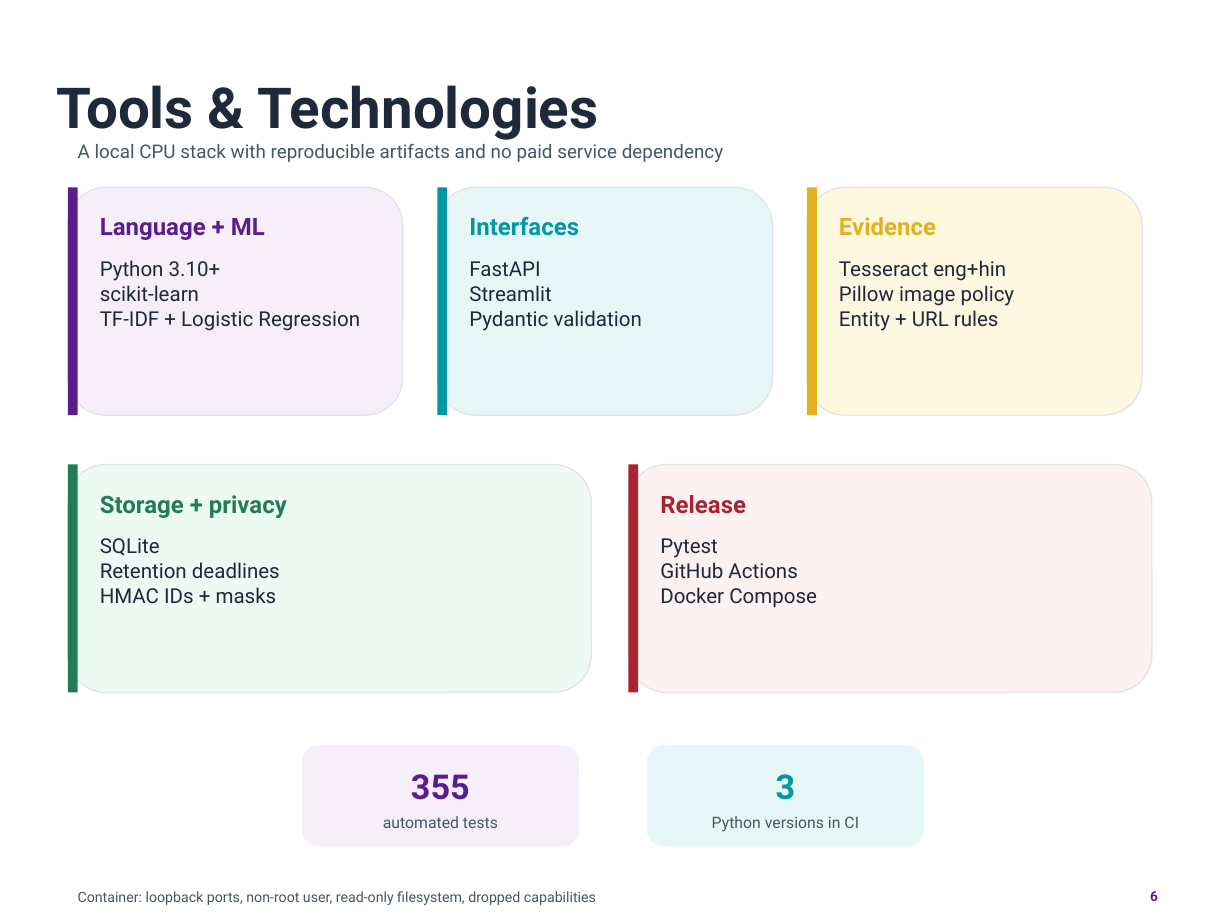
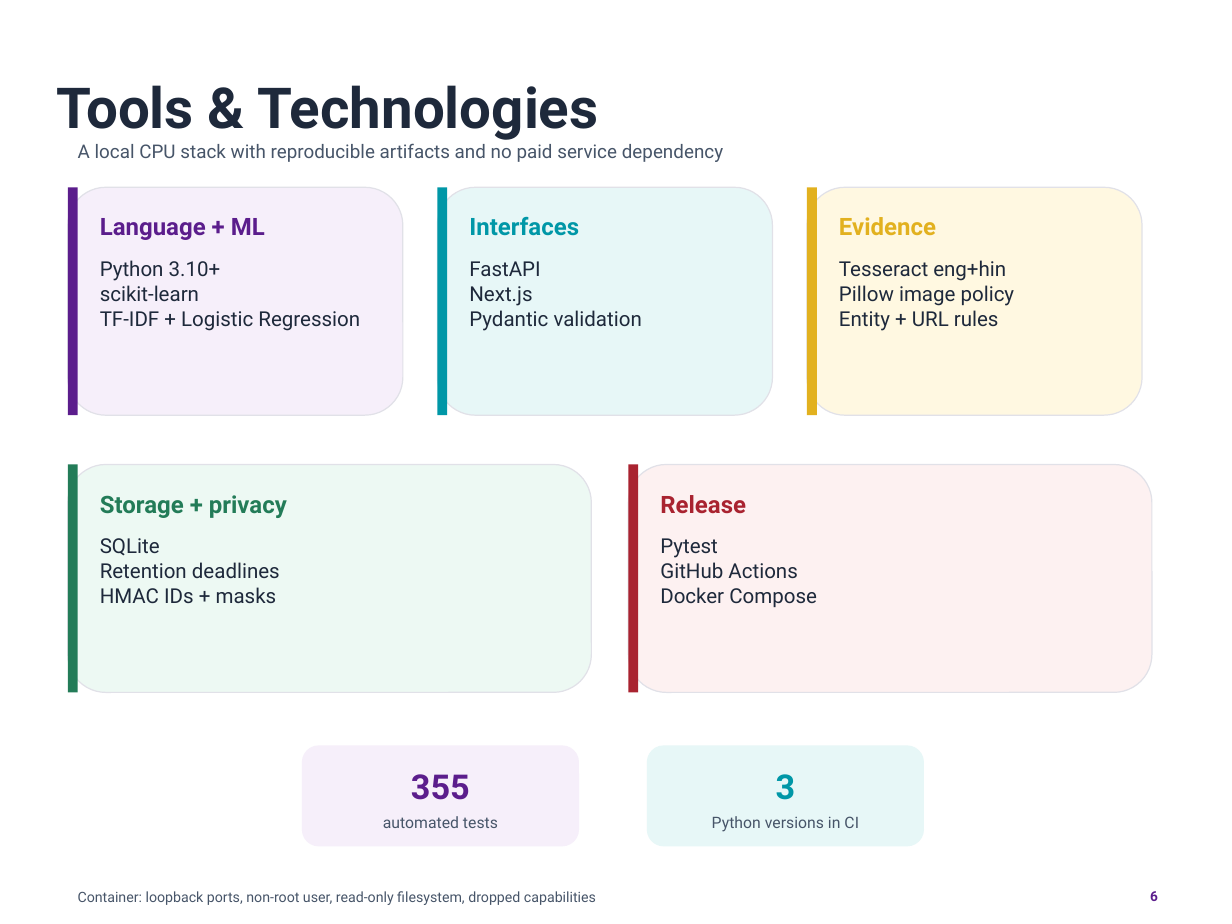
Before and after one commit to GautamBytes/fraudlens-bharat-phase-1, a slide deck: slide 6 of docs/presentation/fraudlens-bharat-final-capstone.pptx. Drawn at 1232x924 pixels with LibreOffice and Linux fonts; fonts in the diff are those of the drawing; background and template pictures are left out. Boxes give left, top, right and bottom in pixels: in the first picture for what was removed or moved away, otherwise in the second. Text is boxed around its words. In the diff, an @@ line names an element or a change of style, - is before the commit and + after.

Commit message:
docs: retire Streamlit presentation evidence

```diff
--- a/docs/presentation/fraudlens-bharat-final-capstone.pptx
+++ b/docs/presentation/fraudlens-bharat-final-capstone.pptx
@@ text at <box>469,261,642,331</box>: text changed @@
-FastAPI
-Streamlit
-Pydantic validation
+FastAPI
+Next.js
+Pydantic validation
```
Also in this commit, not shown: 2 other slides changed, 10 other files.
